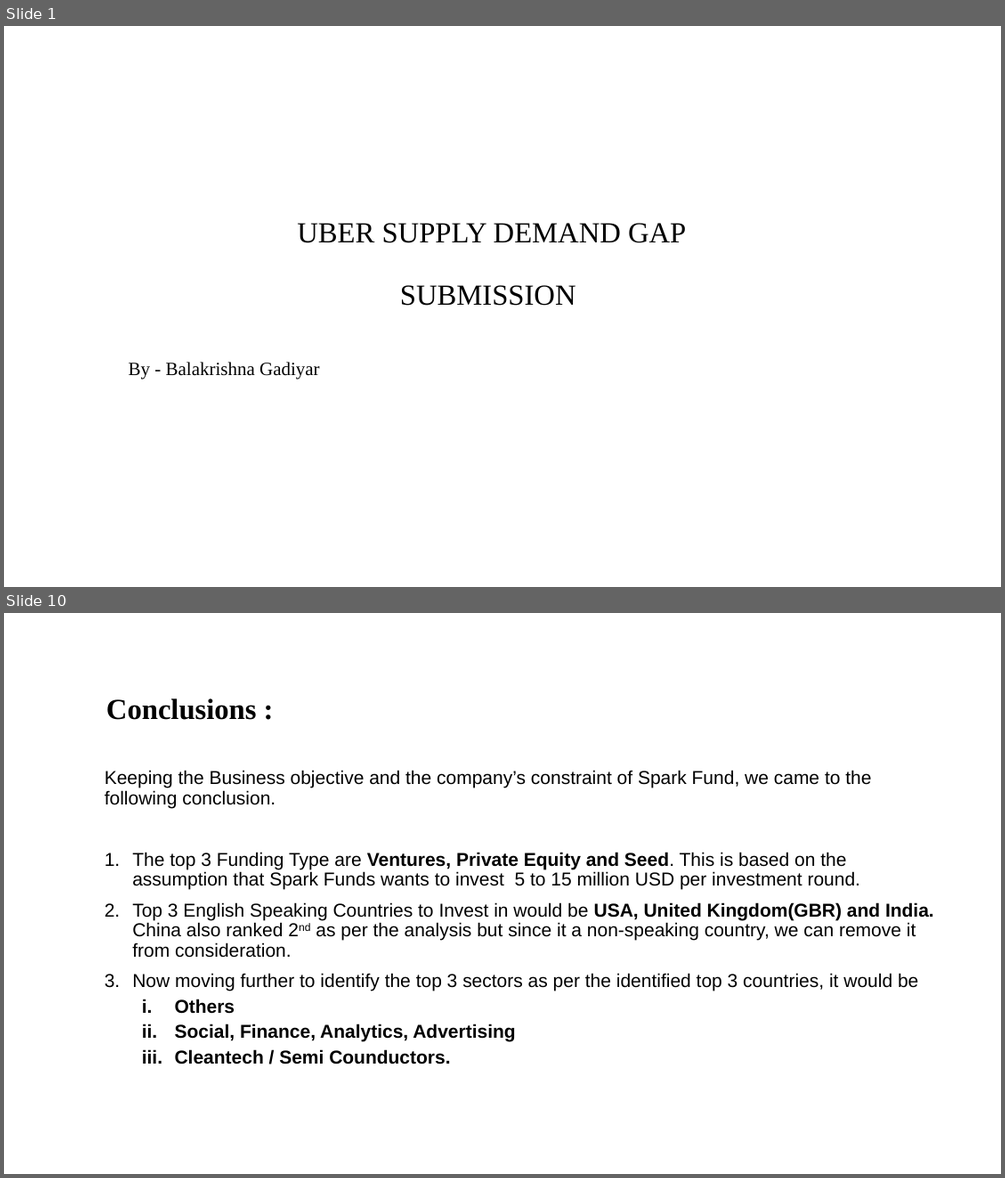
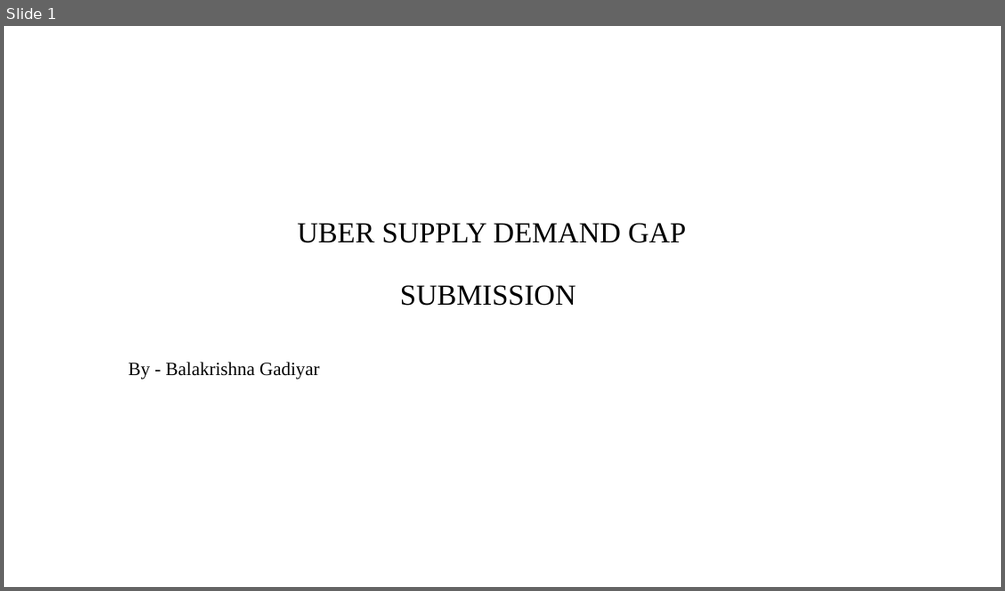
Before and after one commit to gladiatorlearns/PGDDS, a slide deck: Statistics and Exploratory Data Analytics/Uber Assignment/Uber Supply Demand Gap.pptx. Shown one above the other, each under a label of ours: slides 1 and 10 before the commit, slide 1 after it; the slides between them are not shown. The pictures are 1005x1178 and 1005x591 pixels, drawn with LibreOffice and Linux fonts; fonts in the diff are those of the drawing; background and template pictures are left out. Boxes give left, top, right and bottom in pixels: in the first picture for what was removed or moved away, otherwise in the second. Text is boxed around its words. In the diff, an @@ line names an element or a change of style, - is before the commit and + after.

```diff
--- a/Statistics and Exploratory Data Analytics/Uber Assignment/Uber Supply Demand Gap.pptx
+++ b/Statistics and Exploratory Data Analytics/Uber Assignment/Uber Supply Demand Gap.pptx
@@ slide 10 removed at (x1=4, y1=613, x2=1001, y2=1174), background #FFFFFF @@
@@ title removed at (x1=106, y1=698, x2=257, y2=720) @@
-Conclusions :
@@ text removed at (x1=105, y1=770, x2=934, y2=1064) @@
-Keeping the Business objective and the company’s constraint of Spark Fund, we came to the following conclusion.
-1. The top 3 Funding Type are Ventures, Private Equity and Seed. This is based on the assumption that Spark Funds wants to invest 5 to 15 million USD per investment round.
-2. Top 3 English Speaking Countries to Invest in would be USA, United Kingdom(GBR) and India. China also ranked 2nd as per the analysis but since it a non-speaking country, we can remove it from consideration.
-3. Now moving further to identify the top 3 sectors as per the identified top 3 countries, it would be
-  i. Others
-  ii. Social, Finance, Analytics, Advertising
-  iii. Cleantech / Semi Counductors.
```
Also in this commit, not shown: 7 slides added, 8 other slides removed, 4 other files.
